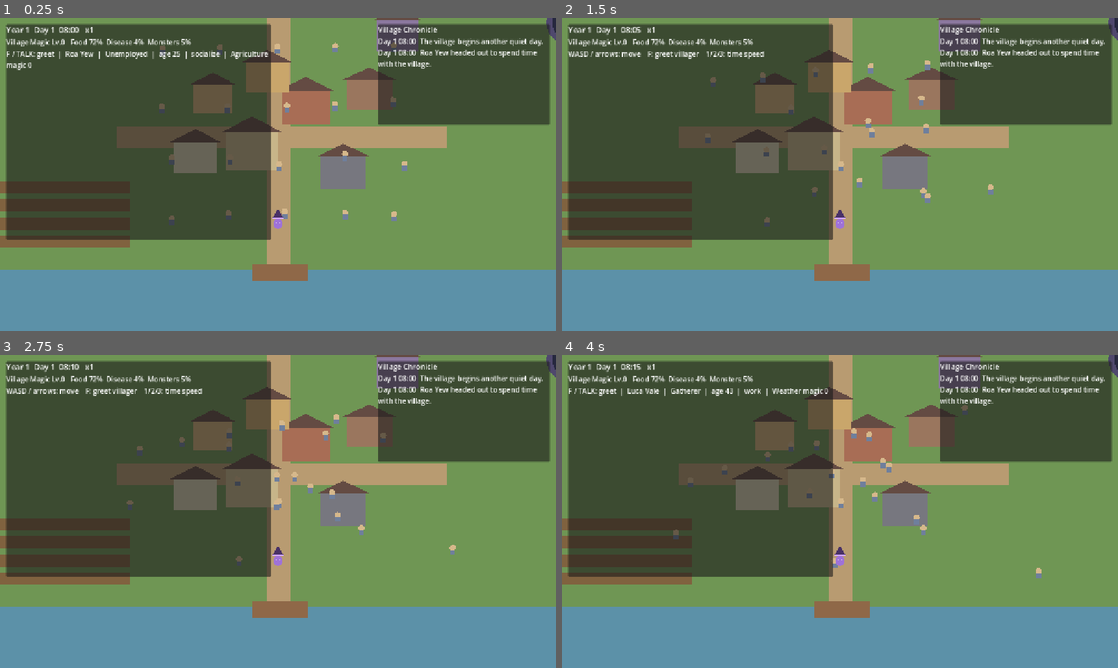
Above: before the commit, frames 1-4 (two rows, left to right).
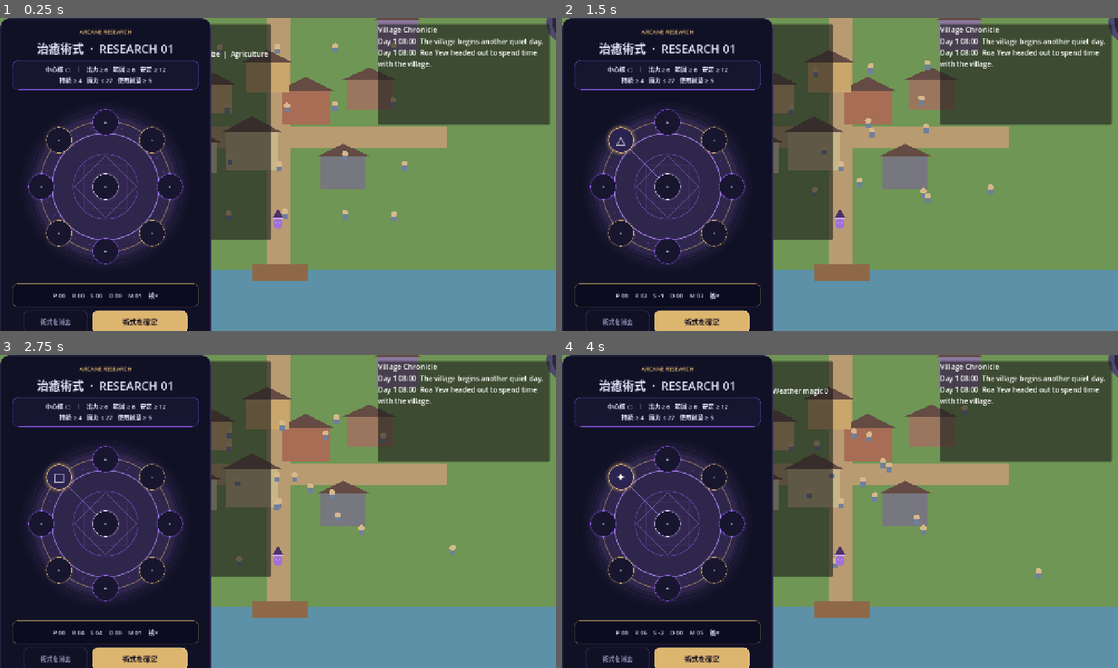
Above: after the commit, the same moments.

Repository: kei060538-commits/VillageGame
Game: Godot game, scene res://scenes/main.tscn
Two runs of this game, one before a commit and one after it. Both use one fixed random seed, a clock stepped at 60 frames per second and the inputs below.
Inputs (mouse positions are in pixels of both pictures, inside the frame that each line leads up to):
- Up to frame 1 (0.25 s): no input
- Up to frame 2 (1.5 s): click (623, 140) at 0.5 s, where only the run after the commit has a clickable "·"; click (623, 140) at 1.25 s, where only the run after the commit has a clickable "○"
- Up to frame 3 (2.75 s): click (61, 477) at 2 s, where only the run after the commit has a clickable "△"
- Up to frame 4 (4 s): click (623, 477) at 2.75 s, where only the run after the commit has a clickable "□"; click (623, 477) at 3.5 s, where only the run after the commit has a clickable "◇"

The runs differ from the first frame. In frame 1, 38% of the frame differs, in the area x 0-38%, y 0-100%; in frame 2, 38%; in frame 3, 38%; in frame 4, 38%.

Commit message:
Redesign magic research as portrait-first arcane puzzle

Diff:
--- a/scripts/systems/magic_research.gd
+++ b/scripts/systems/magic_research.gd
@@ -2,6 +2,8 @@
 extends Control
 
 signal research_completed(level: int, field_name: String)
+
+const MAGIC_VISUAL := preload("res://scripts/ui/magic_circle_visual.gd")
 
 const GLYPHS := ["·", "○", "△", "□", "◇", "✦"]
 const GLYPH_NAMES := ["Empty", "Circle", "Triangle", "Square", "Diamond", "Star"]
@@ -13,6 +15,13 @@
     "Weather": 4,
     "Combat": 5,
 }
+const FIELD_JP := {
+    "Healing": "治癒",
+    "Agriculture": "農耕",
+    "Construction": "構築",
+    "Weather": "気象",
+    "Combat": "戦闘",
+}
 
 const GLYPH_POWER := [0, 1, 4, 1, 2, 5]
 const GLYPH_RANGE := [0, 3, 1, 2, 4, 3]
@@ -21,6 +30,14 @@
 const GLYPH_COST := [0, 2, 3, 2, 2, 5]
 const GLYPH_EFFICIENCY := [0, 1, 0, 1, 3, 0]
 
+const COLOR_INK := Color("e9e5ff")
+const COLOR_MUTED := Color("9993b7")
+const COLOR_GOLD := Color("dcb56f")
+const COLOR_VIOLET := Color("9a61ff")
+const COLOR_PANEL := Color("111126")
+const COLOR_PANEL_ALT := Color("171631")
+const COLOR_BORDER := Color("4b3d6c")
+
 var research_level := 0
 var glyph_states: Array[int] = []
 var buttons: Array[Button] = []
@@ -28,101 +45,163 @@
 var requirements: Dictionary = {}
 
 var title_label: Label
+var field_label: Label
 var challenge_label: Label
 var profile_label: Label
 var status_label: Label
+var circle_stage: Control
+var circle_visual: Control
+var attempt_button: Button
+var reset_button: Button
 
 func _ready() -> void:
-    process_mode = Node.PROCESS_MODE_WHEN_PAUSED
-    visible = false
-    set_anchors_preset(Control.PRESET_CENTER)
-    offset_left = -290.0
-    offset_top = -330.0
-    offset_right = 290.0
-    offset_bottom = 330.0
-
-    var panel := PanelContainer.new()
-    panel.set_anchors_and_offsets_preset(Control.PRESET_FULL_RECT)
-    add_child(panel)
+    process_mode = Node.PROCESS_MODE_ALWAYS
+    visible = true
+    mouse_filter = Control.MOUSE_FILTER_STOP
+
+    var outer := PanelContainer.new()
+    outer.set_anchors_and_offsets_preset(Control.PRESET_FULL_RECT)
+    outer.add_theme_stylebox_override("panel", _panel_style(COLOR_PANEL, COLOR_BORDER, 22, 1))
+    add_child(outer)
+
+    var margin := MarginContainer.new()
+    margin.add_theme_constant_override("margin_left", 18)
+    margin.add_theme_constant_override("margin_right", 18)
+    margin.add_theme_constant_override("margin_top", 16)
+    margin.add_theme_constant_override("margin_bottom", 16)
+    outer.add_child(margin)
 
     var root_box := VBoxContainer.new()
     root_box.add_theme_constant_override("separation", 8)
-    panel.add_child(root_box)
+    margin.add_child(root_box)
 
     title_label = Label.new()
+    title_label.text = "ARCANE RESEARCH"
     title_label.horizontal_alignment = HORIZONTAL_ALIGNMENT_CENTER
-    title_label.add_theme_font_size_override("font_size", 20)
+    title_label.add_theme_color_override("font_color", COLOR_GOLD)
+    title_label.add_theme_font_size_override("font_size", 13)
     root_box.add_child(title_label)
 
-    var help := Label.new()
-    help.text = "Corners define the boundary, edges control mana flow, and the center defines the magical field.\nDifferent circles can satisfy the same theory. Press E to leave the tower."
-    help.horizontal_alignment = HORIZONTAL_ALIGNMENT_CENTER
-    help.autowrap_mode = TextServer.AUTOWRAP_WORD_SMART
-    root_box.add_child(help)
+    field_label = Label.new()
+    field_label.horizontal_alignment = HORIZONTAL_ALIGNMENT_CENTER
+    field_label.add_theme_color_override("font_color", COLOR_INK)
+    field_label.add_theme_font_size_override("font_size", 27)
+    root_box.add_child(field_label)
+
+    var challenge_card := PanelContainer.new()
+    challenge_card.custom_minimum_size.y = 68
+    challenge_card.add_theme_stylebox_override("panel", _panel_style(COLOR_PANEL_ALT, Color(COLOR_VIOLET, 0.38), 14, 1))
+    root_box.add_child(challenge_card)
 
     challenge_label = Label.new()
     challenge_label.horizontal_alignment = HORIZONTAL_ALIGNMENT_CENTER
+    challenge_label.vertical_alignment = VERTICAL_ALIGNMENT_CENTER
     challenge_label.autowrap_mode = TextServer.AUTOWRAP_WORD_SMART
-    root_box.add_child(challenge_label)
-
-    var grid := GridContainer.new()
-    grid.columns = 3
-    grid.custom_minimum_size = Vector2(330, 330)
-    grid.size_flags_horizontal = Control.SIZE_SHRINK_CENTER
-    root_box.add_child(grid)
+    challenge_label.add_theme_color_override("font_color", COLOR_INK)
+    challenge_label.add_theme_font_size_override("font_size", 14)
+    challenge_card.add_child(challenge_label)
+
+    circle_stage = Control.new()
+    circle_stage.custom_minimum_size = Vector2(430, 430)
+    circle_stage.size_flags_horizontal = Control.SIZE_SHRINK_CENTER
+    root_box.add_child(circle_stage)
+
+    circle_visual = MAGIC_VISUAL.new()
+    circle_visual.set_anchors_and_offsets_preset(Control.PRESET_FULL_RECT)
+    circle_stage.add_child(circle_visual)
 
     for i in range(9):
         glyph_states.append(0)
         var button := Button.new()
-        button.custom_minimum_size = Vector2(102, 102)
+        button.custom_minimum_size = Vector2(60, 60)
+        button.size = Vector2(60, 60)
         button.text = str(GLYPHS[0])
-        button.add_theme_font_size_override("font_size", 30)
+        button.focus_mode = Control.FOCUS_NONE
+        button.add_theme_font_size_override("font_size", 27)
+        button.add_theme_color_override("font_color", COLOR_INK)
+        button.add_theme_color_override("font_hover_color", Color.WHITE)
+        button.add_theme_stylebox_override("normal", _glyph_style(i, false))
+        button.add_theme_stylebox_override("hover", _glyph_style(i, true))
+        button.add_theme_stylebox_override("pressed", _glyph_style(i, true))
         button.tooltip_text = _slot_tooltip(i)
         button.pressed.connect(_cycle_glyph.bind(i))
         buttons.append(button)
-        grid.add_child(button)
+        circle_stage.add_child(button)
+
+    circle_stage.resized.connect(_layout_glyph_buttons)
+    call_deferred("_layout_glyph_buttons")
+
+    var metrics_card := PanelContainer.new()
+    metrics_card.custom_minimum_size.y = 54
+    metrics_card.add_theme_stylebox_override("panel", _panel_style(Color("0c0c20"), Color(COLOR_GOLD, 0.22), 12, 1))
+    root_box.add_child(metrics_card)
 
     profile_label = Label.new()
     profile_label.horizontal_alignment = HORIZONTAL_ALIGNMENT_CENTER
-    root_box.add_child(profile_label)
+    profile_label.vertical_alignment = VERTICAL_ALIGNMENT_CENTER
+    profile_label.add_theme_color_override("font_color", COLOR_INK)
+    profile_label.add_theme_font_size_override("font_size", 14)
+    metrics_card.add_child(profile_label)
 
     var button_row := HBoxContainer.new()
     button_row.alignment = BoxContainer.ALIGNMENT_CENTER
+    button_row.add_theme_constant_override("separation", 10)
     root_box.add_child(button_row)
 
-    var attempt_button := Button.new()
-    attempt_button.text = "Attempt breakthrough"
+    reset_button = Button.new()
+    reset_button.text = "術式を消去"
+    reset_button.custom_minimum_size = Vector2(148, 48)
+    reset_button.focus_mode = Control.FOCUS_NONE
+    reset_button.add_theme_font_size_override("font_size", 14)
+    reset_button.add_theme_color_override("font_color", COLOR_MUTED)
+    reset_button.add_theme_stylebox_override("normal", _panel_style(Color("111126"), Color(COLOR_BORDER, 0.8), 12, 1))
+    reset_button.add_theme_stylebox_override("hover", _panel_style(Color("191735"), Color(COLOR_VIOLET, 0.55), 12, 1))
+    reset_button.pressed.connect(_reset_circle)
+    button_row.add_child(reset_button)
+
+    attempt_button = Button.new()
+    attempt_button.text = "術式を確定"
+    attempt_button.custom_minimum_size = Vector2(220, 52)
+    attempt_button.focus_mode = Control.FOCUS_NONE
+    attempt_button.add_theme_font_size_override("font_size", 16)
+    attempt_button.add_theme_color_override("font_color", Color("171020"))
+    attempt_button.add_theme_stylebox_override("normal", _panel_style(COLOR_GOLD, Color("f4d99e"), 13, 1))
+    attempt_button.add_theme_stylebox_override("hover", _panel_style(Color("f0cb82"), Color.WHITE, 13, 1))
+    attempt_button.add_theme_stylebox_override("pressed", _panel_style(Color("c9964b"), Color("f4d99e"), 13, 1))
     attempt_button.pressed.connect(_attempt_breakthrough)
     button_row.add_child(attempt_button)
 
-    var reset_button := Button.new()
-    reset_button.text = "Erase circle"
-    reset_button.pressed.connect(_reset_circle)
-    button_row.add_child(reset_button)
-
     status_label = Label.new()
+    status_label.custom_minimum_size.y = 42
     status_label.horizontal_alignment = HORIZONTAL_ALIGNMENT_CENTER
+    status_label.vertical_alignment = VERTICAL_ALIGNMENT_CENTER
     status_label.autowrap_mode = TextServer.AUTOWRAP_WORD_SMART
+    status_label.add_theme_color_override("font_color", COLOR_MUTED)
+    status_label.add_theme_font_size_override("font_size", 13)
     root_box.add_child(status_label)
 
     _make_challenge()
     _refresh_all()
 
 func _unhandled_input(event: InputEvent) -> void:
-    if visible and event is InputEventKey and event.pressed and not event.echo and event.keycode == KEY_E:
-        close()
-        get_viewport().set_input_as_handled()
+    if not visible:
+        return
+    if event is InputEventKey and event.pressed and not event.echo:
+        if event.keycode == KEY_R:
+            _reset_circle()
+            get_viewport().set_input_as_handled()
+        elif event.keycode == KEY_ENTER or event.keycode == KEY_KP_ENTER:
+            _attempt_breakthrough()
+            get_viewport().set_input_as_handled()
 
 func toggle() -> void:
     visible = not visible
-    get_tree().paused = visible
     if visible:
         status_label.text = ""
         _refresh_all()
 
 func close() -> void:
     visible = false
-    get_tree().paused = false
 
 func get_current_field() -> String:
     return current_field
@@ -185,6 +264,7 @@
     buttons[index].text = str(GLYPHS[glyph_states[index]])
     status_label.text = ""
     _refresh_profile()
+    _sync_circle_visual()
 
 func _attempt_breakthrough() -> void:
     var profile: Dictionary = get_circle_profile()
@@ -192,31 +272,34 @@
     if failures.is_empty():
         var completed_field := current_field
         research_level += 1
-        status_label.text = "Breakthrough: %s theory stabilized at research level %d." % [completed_field, research_level]
+        status_label.add_theme_color_override("font_color", COLOR_GOLD)
+        status_label.text = "%s術式が安定した。研究記録 Lv.%d" % [_field_jp(completed_field), research_level]
+        circle_visual.celebrate()
         research_completed.emit(research_level, completed_field)
         _reset_circle()
         _make_challenge()
         _refresh_all()
         return
 
-    status_label.text = "The circle collapses: " + "; ".join(failures)
+    status_label.add_theme_color_override("font_color", Color("cf8aa9"))
+    status_label.text = "術式崩壊：" + " / ".join(failures)
 
 func _failure_reasons(profile: Dictionary) -> Array[String]:
     var failures: Array[String] = []
     if not bool(profile.get("aligned", false)):
-        failures.append("wrong core geometry for %s" % current_field)
+        failures.append("中心核が不一致")
     if int(profile.get("power", 0)) < int(requirements.get("power", 0)):
-        failures.append("power is too low")
+        failures.append("出力不足")
     if int(profile.get("range", 0)) < int(requirements.get("range", 0)):
-        failures.append("range is too small")
+        failures.append("範囲不足")
     if int(profile.get("stability", 0)) < int(requirements.get("stability", 0)):
-        failures.append("stability is too low")
+        failures.append("安定性不足")
     if int(profile.get("duration", 0)) < int(requirements.get("duration", 0)):
-        failures.append("duration is too short")
+        failures.append("持続不足")
     if int(profile.get("mana_cost", 999)) > int(requirements.get("max_mana", 999)):
-        failures.append("mana cost is too high")
+        failures.append("魔力消費過多")
     if int(profile.get("active_glyphs", 0)) < int(requirements.get("min_glyphs", 0)):
-        failures.append("the circle is incomplete")
+        failures.append("術式が未完成")
     return failures
 
 func _make_challenge() -> void:
@@ -236,27 +319,26 @@
             requirements = {"power": 15 + tier * 2, "range": 8 + tier, "stability": 5 + tier, "duration": 3 + tier, "max_mana": 33 + tier * 2, "min_glyphs": 6}
 
 func _refresh_all() -> void:
-    title_label.text = "Magic Circle Research  Lv.%d" % research_level
+    field_label.text = "%s術式  ·  RESEARCH %02d" % [_field_jp(current_field), research_level + 1]
     var core_index: int = int(FIELD_CORE.get(current_field, 0))
-    var core_name: String = str(GLYPH_NAMES[core_index])
-    challenge_label.text = "%s theory | Core: %s %s\nNeed  P≥%d  R≥%d  S≥%d  D≥%d  Mana≤%d" % [
-        current_field,
+    challenge_label.text = "中心核 %s   ｜   出力 ≥ %d   範囲 ≥ %d   安定 ≥ %d\n持続 ≥ %d   魔力 ≤ %d   使用紋章 ≥ %d" % [
         str(GLYPHS[core_index]),
-        core_name,
         int(requirements.get("power", 0)),
         int(requirements.get("range", 0)),
         int(requirements.get("stability", 0)),
         int(requirements.get("duration", 0)),
         int(requirements.get("max_mana", 0)),
+        int(requirements.get("min_glyphs", 0)),
     ]
     for i in range(buttons.size()):
         buttons[i].text = str(GLYPHS[glyph_states[i]])
     _refresh_profile()
+    _sync_circle_visual()
 
 func _refresh_profile() -> void:
     var profile: Dictionary = get_circle_profile()
-    var alignment_text := "aligned" if bool(profile.get("aligned", false)) else "misaligned"
-    profile_label.text = "Current circle: P %d | R %d | S %d | D %d | Mana %d | %s" % [
+    var alignment_text := "核✓" if bool(profile.get("aligned", false)) else "核×"
+    profile_label.text = "P %02d    R %02d    S %02d    D %02d    M %02d    %s" % [
         int(profile.get("power", 0)),
         int(profile.get("range", 0)),
         int(profile.get("stability", 0)),
@@ -270,15 +352,61 @@
         glyph_states[i] = 0
         if i < buttons.size():
             buttons[i].text = str(GLYPHS[0])
+    if status_label != null:
+        status_label.add_theme_color_override("font_color", COLOR_MUTED)
     if profile_label != null:
         _refresh_profile()
+    _sync_circle_visual()
+
+func _sync_circle_visual() -> void:
+    if circle_visual != null:
+        circle_visual.set_state(glyph_states, current_field)
+
+func _layout_glyph_buttons() -> void:
+    if circle_visual == null or buttons.size() != 9:
+        return
+    for i in range(buttons.size()):
+        var center: Vector2 = circle_visual.get_slot_position(i)
+        buttons[i].position = center - buttons[i].size * 0.5
 
 func _is_corner(index: int) -> bool:
     return index == 0 or index == 2 or index == 6 or index == 8
 
 func _slot_tooltip(index: int) -> String:
     if index == 4:
-        return "Core slot: chooses the magical field and contributes raw power."
+        return "中心核：魔法分野を決め、出力へ強く影響する。"
     if _is_corner(index):
-        return "Boundary slot: geometry mainly controls range and containment."
-    return "Flow slot: geometry mainly controls power, duration, and mana flow."
+        return "境界紋：主に範囲と封じ込めを決める。"
+    return "導流紋：主に出力、持続、魔力流を決める。"
+
+func _field_jp(field_name: String) -> String:
+    return str(FIELD_JP.get(field_name, field_name))
+
+func _panel_style(bg: Color, border: Color, radius: int, width: int) -> StyleBoxFlat:
+    var style := StyleBoxFlat.new()
+    style.bg_color = bg
+    style.border_color = border
+    style.border_width_left = width
+    style.border_width_top = width
+    style.border_width_right = width
+    style.border_width_bottom = width
+    style.corner_radius_top_left = radius
+    style.corner_radius_top_right = radius
+    style.corner_radius_bottom_left = radius
+    style.corner_radius_bottom_right = radius
+    style.content_margin_left = 10.0
+    style.content_margin_right = 10.0
+    style.content_margin_top = 7.0
+    style.content_margin_bottom = 7.0
+    return style
+
+func _glyph_style(index: int, highlighted: bool) -> StyleBoxFlat:
+    var role_color := COLOR_GOLD if _is_corner(index) else COLOR_VIOLET
+    if index == 4:
+        role_color = Color("e9e5ff")
+    var bg := Color("18162f") if not highlighted else Color("2b2350")
+    var border := Color(role_color, 0.48 if not highlighted else 0.92)
+    var style := _panel_style(bg, border, 30, 1 if not highlighted else 2)
+    style.shadow_color = Color(role_color, 0.13 if not highlighted else 0.28)
+    style.shadow_size = 8 if highlighted else 4
+    return style
